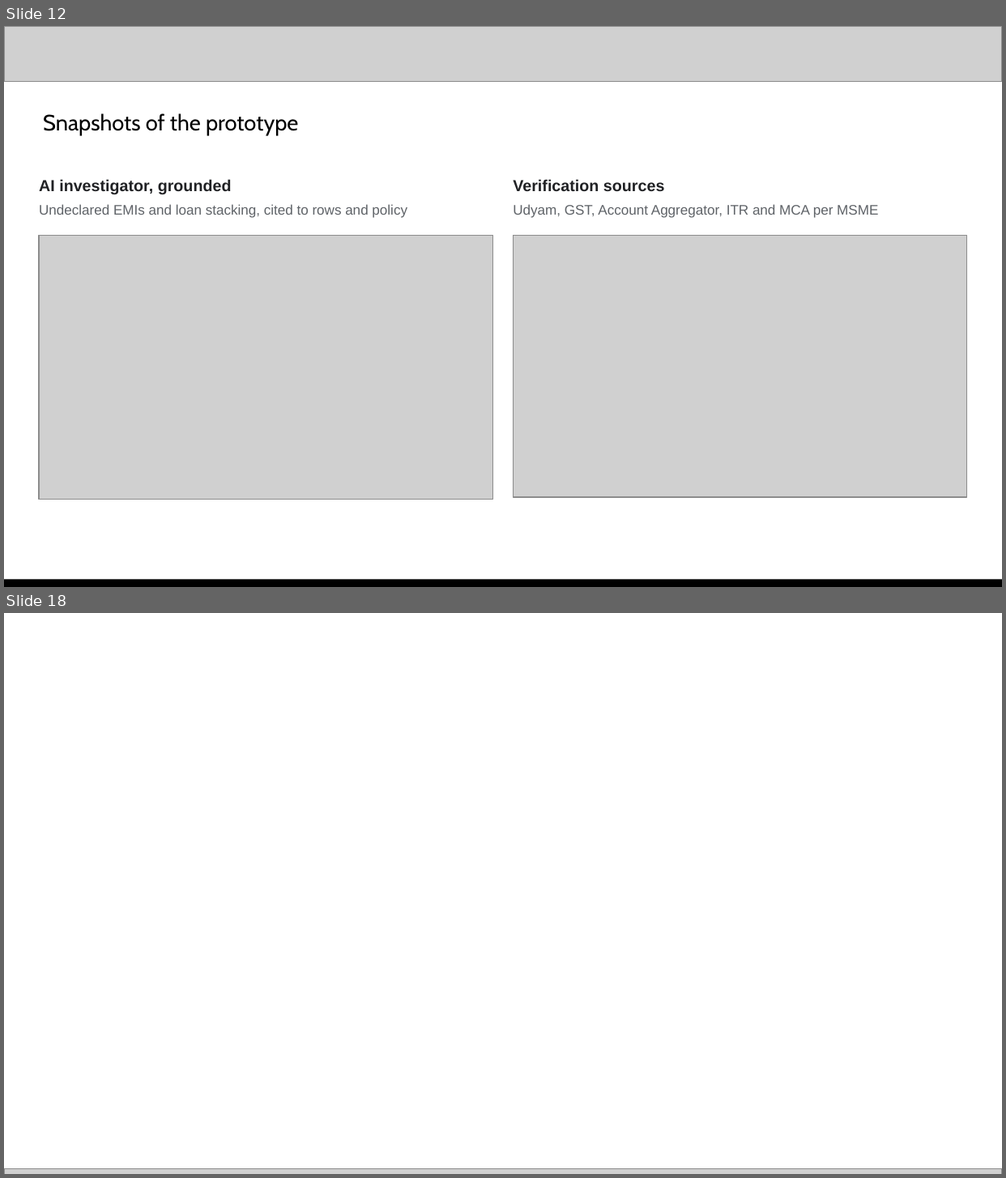
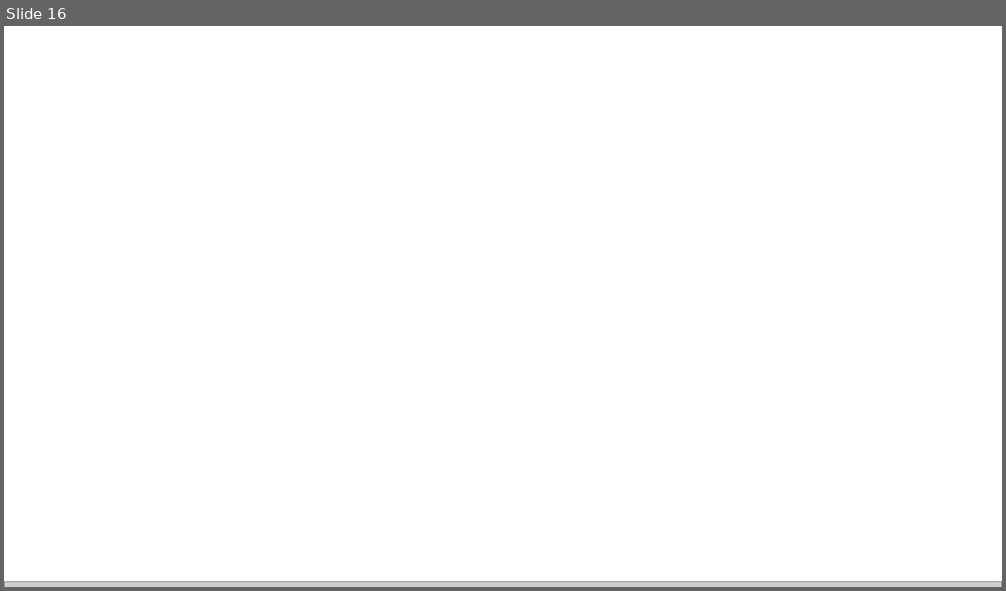
Before and after one commit to abhinavmukwane/FinRiskLensAI-RAG-V2, a slide deck: Doc/FinRiskLens_AI_Builder_Cup_2026.pptx. Shown one above the other, each under a label of ours: slides 12 and 18 before the commit, slide 16 after it; the slides between them are not shown. The pictures are 1006x1178 and 1006x591 pixels, drawn with LibreOffice and Linux fonts; fonts in the diff are those of the drawing; grey boxes stand for pictures; background and template pictures are left out. Boxes give left, top, right and bottom in pixels: in the first picture for what was removed or moved away, otherwise in the second. Text is boxed around its words. In the diff, an @@ line names an element or a change of style, - is before the commit and + after.

```diff
--- a/Doc/FinRiskLens_AI_Builder_Cup_2026.pptx
+++ b/Doc/FinRiskLens_AI_Builder_Cup_2026.pptx
@@ slide 12 removed at (x1=4, y1=26, x2=1002, y2=587), background #FFFFFF @@
@@ picture removed at (x1=4, y1=26, x2=1002, y2=81) @@
@@ text removed at (x1=43, y1=113, x2=298, y2=135) @@
-Snapshots of the prototype
@@ text removed at (x1=39, y1=179, x2=232, y2=194) @@
-AI investigator, grounded
@@ text removed at (x1=513, y1=179, x2=665, y2=192) @@
-Verification sources
@@ text removed at (x1=39, y1=204, x2=407, y2=218) @@
-Undeclared EMIs and loan stacking, cited to rows and policy
@@ text removed at (x1=513, y1=204, x2=878, y2=218) @@
-Udyam, GST, Account Aggregator, ITR and MCA per MSME
@@ picture removed at (x1=39, y1=236, x2=493, y2=499) @@
@@ picture removed at (x1=513, y1=236, x2=967, y2=498) @@
@@ picture removed at (x1=4, y1=582, x2=1002, y2=587) @@
@@ rectangle removed at (x1=4, y1=580, x2=1002, y2=587) @@
@@ what was slide 18 is now slide 16 @@
```
Also in this commit, not shown: 15 slides changed, 1 other slide removed, 25 other files.
